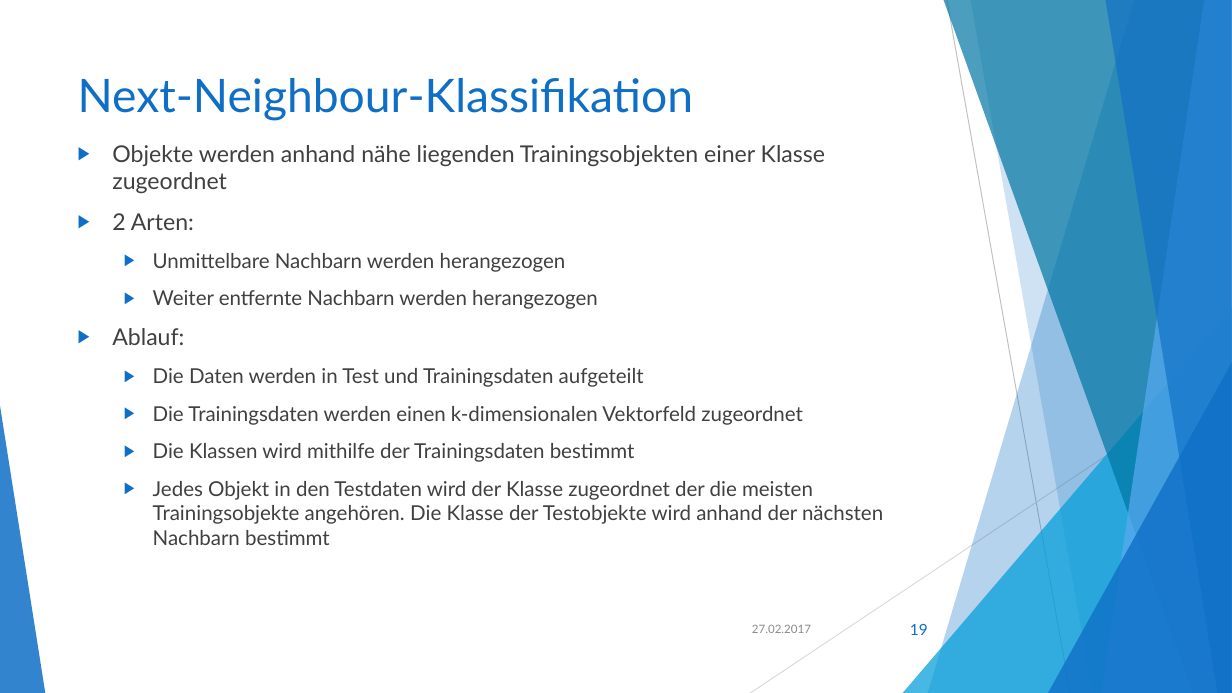
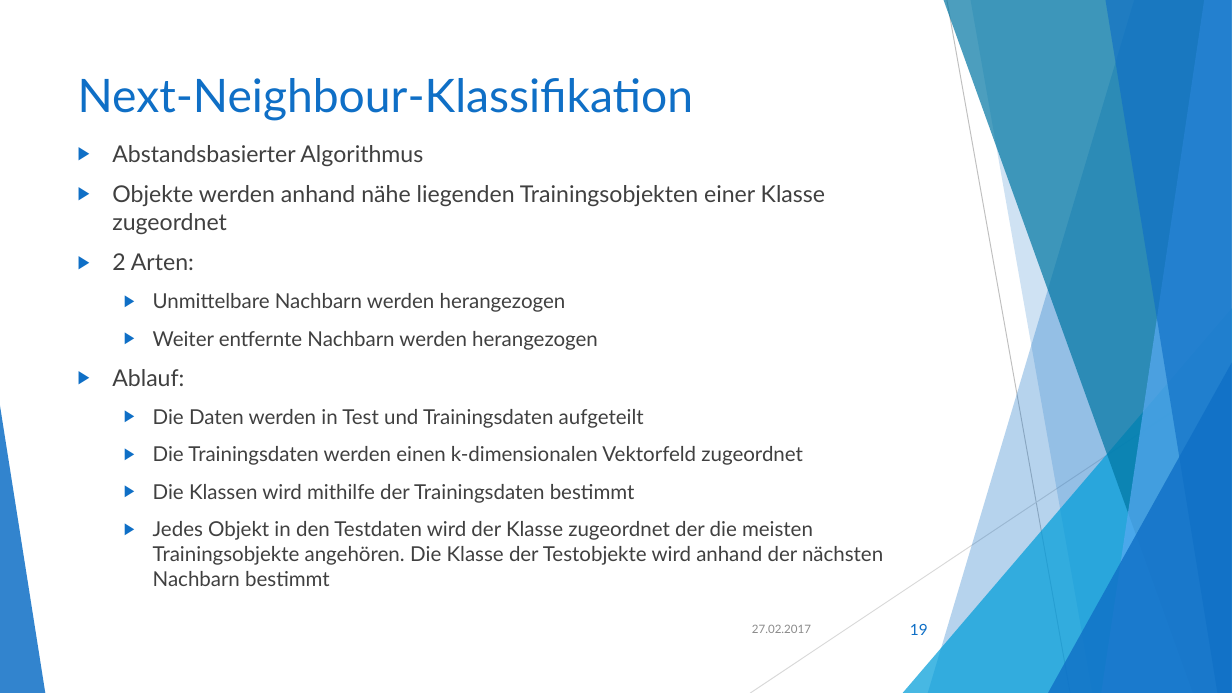
Before and after one commit to akio4800/fh, a slide deck: slide 19 of Klassifikation und Clustering3.pptx. Drawn at 1232x693 pixels with LibreOffice and Linux fonts; fonts in the diff are those of the drawing. Boxes give left, top, right and bottom in pixels: in the first picture for what was removed or moved away, otherwise in the second. Text is boxed around its words. In the diff, an @@ line names an element or a change of style, - is before the commit and + after.

```diff
--- a/Klassifikation und Clustering3.pptx
+++ b/Klassifikation und Clustering3.pptx
@@ text at (x1=112, y1=145, x2=423, y2=166): paragraph added @@
+▶ Abstandsbasierter Algorithmus
```
Also in this commit, not shown: 2 other slides changed.
